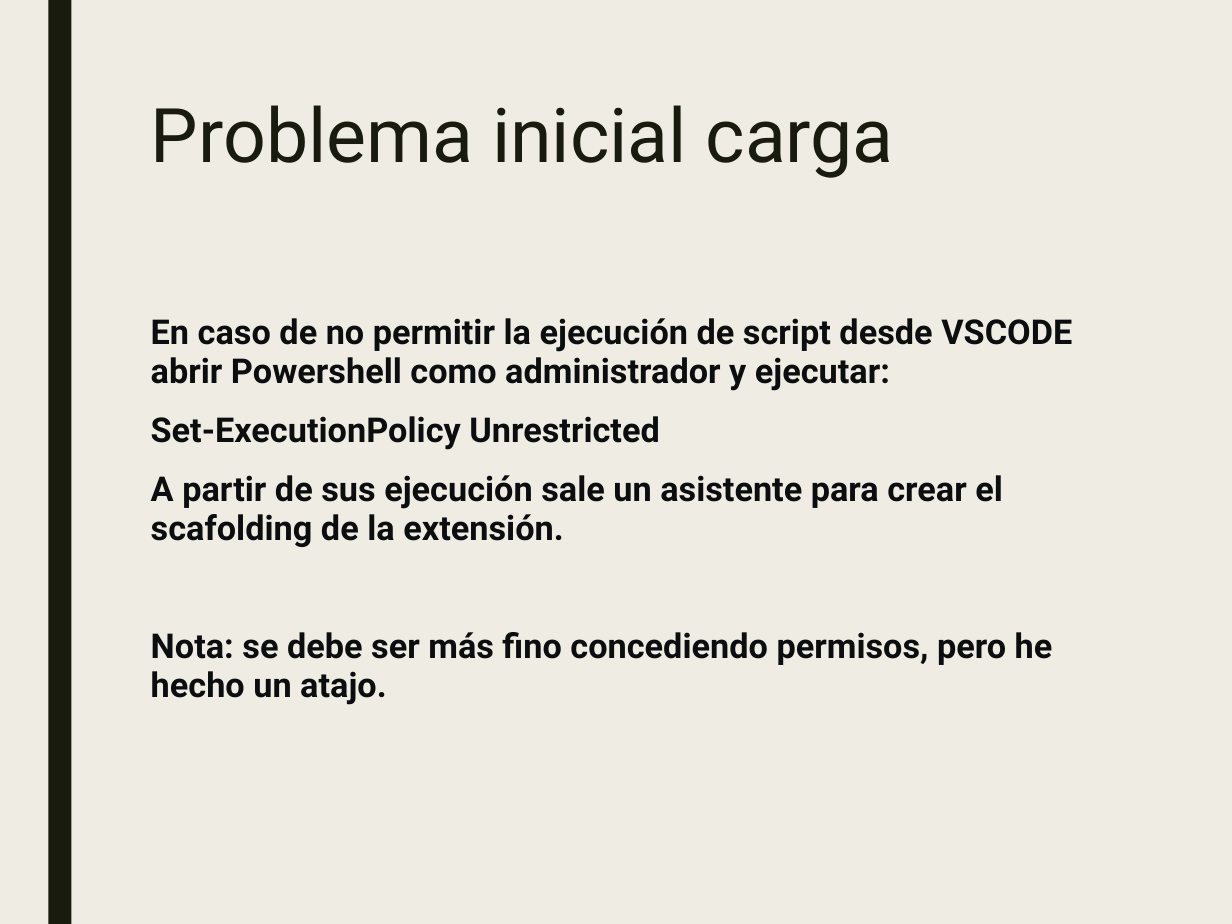
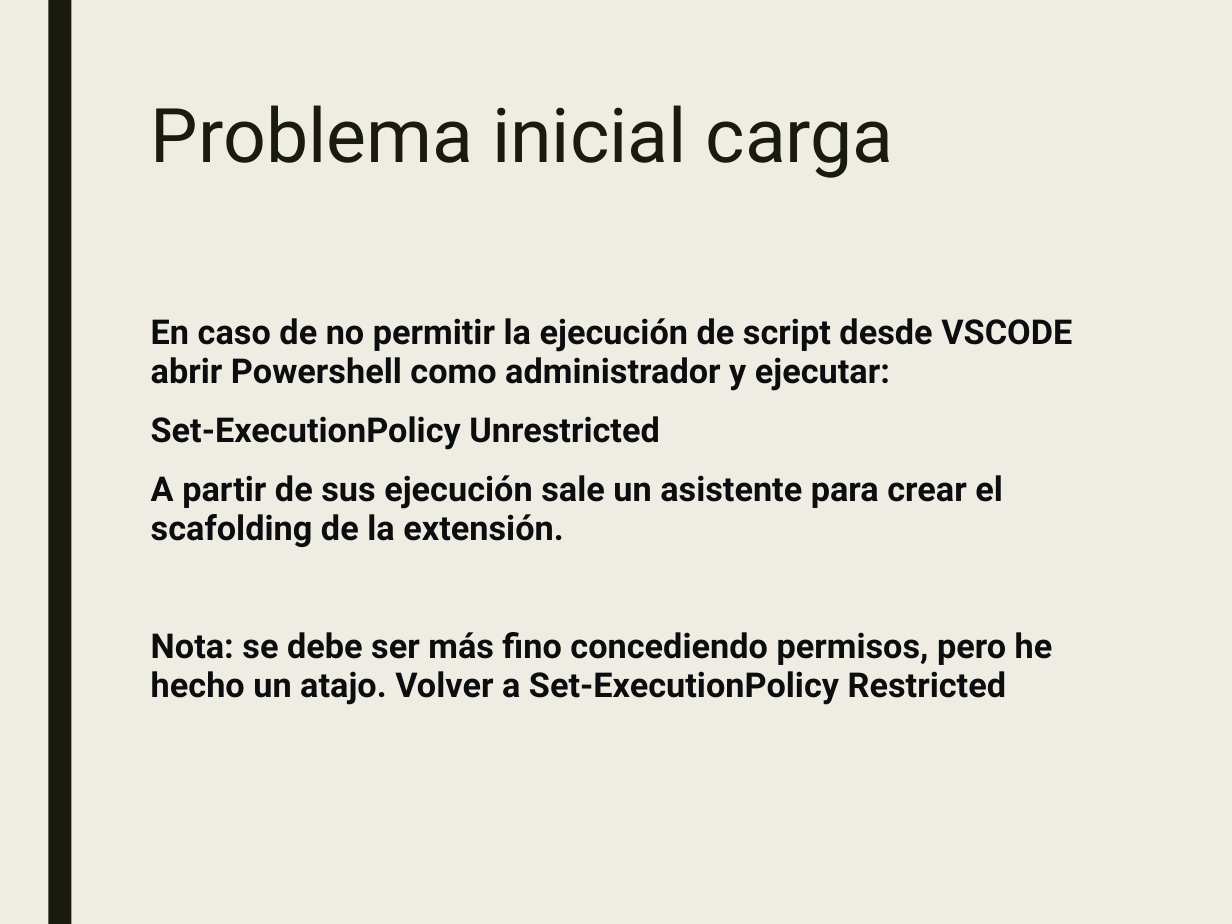
Before and after one commit to JalmarazMartn/dotnetrioja1, a slide deck: slide 35 of VSCODE Extensiones.ppt (slide 34 before the commit). Drawn at 1232x924 pixels with LibreOffice and Linux fonts; fonts in the diff are those of the drawing. Boxes give left, top, right and bottom in pixels: in the first picture for what was removed or moved away, otherwise in the second. Text is boxed around its words. In the diff, an @@ line names an element or a change of style, - is before the commit and + after.

```diff
--- a/VSCODE Extensiones.ppt
+++ b/VSCODE Extensiones.ppt
@@ text at (x1=151, y1=632, x2=1053, y2=705): text changed @@
-Nota: se debe ser más fino concediendo permisos, pero he hecho un atajo.
+Nota: se debe ser más fino concediendo permisos, pero he hecho un atajo. Volver a Set-ExecutionPolicy Restricted
```
Also in this commit, not shown: 8 other slides changed, 1 slide added.
